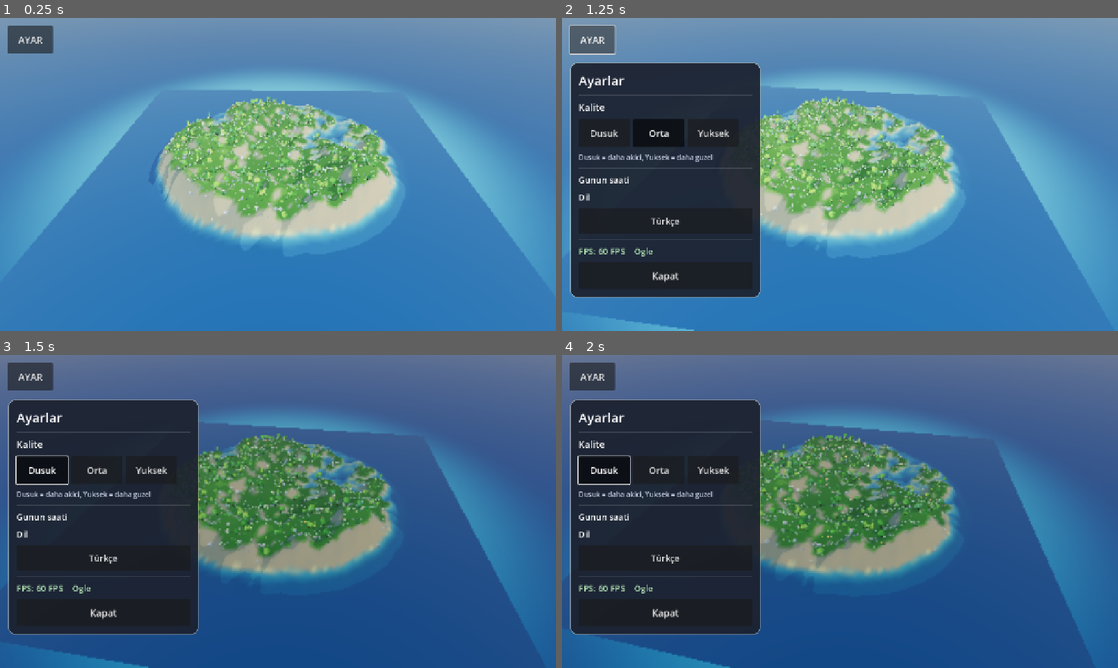
Above: before the commit, frames 1-4 (two rows, left to right).
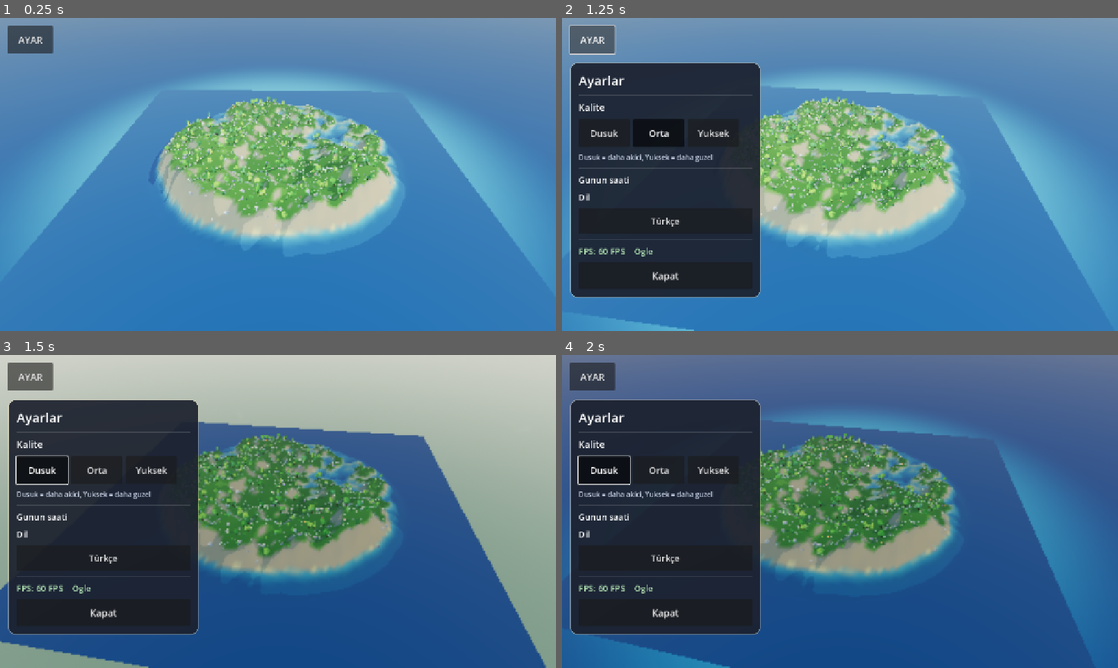
Above: after the commit, the same moments.

Repository: eraslan19j/game
Game: Godot game, scene res://scenes/world/world.tscn
Same seed, same stepped clock (60 frames per second), same inputs: the game is played once before the commit and once after it.
Inputs:
- Up to frame 1 (0.25 s): no input
- Up to frame 2 (1.25 s): click "AYAR" at 0.5 s
- Up to frame 3 (1.5 s): click "Dusuk" at 1.25 s
- Up to frame 4 (2 s): no input

Frames 1-2 are identical in both runs. In frame 3, 33% of the frame differs, in the area x 0-100%, y 0-100%; in frame 4, nothing differs.

Commit message:
Tani: tek CI calistirmasinda su/arazi/bitki izolasyon ekran goruntuleri
Co-authored-by: arena-agent <297053741+arena-agent@users.noreply.github.com>

Diff:
--- a/scenes/world/world.tscn
+++ b/scenes/world/world.tscn
@@ -117,6 +117,7 @@
 
 [node name="PerfLog" type="Node" parent="."]
 script = ExtResource("9_perf")
+debug_extra_shots = true
 
 [node name="SettingsMenu" type="CanvasLayer" parent="."]
 script = ExtResource("8_settings")
--- a/scripts/world/perf_log.gd
+++ b/scripts/world/perf_log.gd
@@ -4,6 +4,10 @@
 ## CI headless calistirmasinda bile sahnenin gercekten cizildigini dogrulariz.
 
 @export var sample_frames: int = 90
+
+## Tani modu: CI'da tek calistirmada 4 ekran goruntusu alip kare artefaktinin
+## kaynagini kesin tespit etmek icin (su / arazi / bitki / hepsi).
+@export var debug_extra_shots: bool = false
 
 var _frames: int = 0
 var _time: float = 0.0
@@ -37,6 +41,53 @@
 		QualitySettings.level_name(),
 		"acik" if QualitySettings.preset()["shadow_enabled"] else "kapali"])
 	_maybe_screenshot()
+	if debug_extra_shots:
+		_debug_isolate()
+
+
+## Tani: sirayla su, arazi ve bitkileri gizleyip ekran goruntusu alir.
+func _debug_isolate() -> void:
+	var path := OS.get_environment("CAPTURE_PATH")
+	var base := path.get_basename() if path != "" else "res://ci_screenshot"
+	var water := get_node_or_null("../Water") as Node3D
+	var terrain := get_node_or_null("../Terrain") as Node3D
+	var nature := get_node_or_null("../Nature") as Node3D
+	if water == null or terrain == null or nature == null:
+		print("[Debug] sahne dugumleri bulunamadi")
+		return
+	# 1) su yok
+	water.visible = false
+	await _shot(base + "_nowater.png", "suyu gizle")
+	water.visible = true
+	# 2) arazi yok
+	terrain.visible = false
+	await _shot(base + "_noterrain.png", "araziyi gizle")
+	terrain.visible = true
+	# 3) bitki yok
+	nature.visible = false
+	await _shot(base + "_nonature.png", "bitkileri gizle")
+	nature.visible = true
+	# 4) sadece gok (hepsi gizli)
+	water.visible = false
+	terrain.visible = false
+	nature.visible = false
+	await _shot(base + "_skyonly.png", "sadece gok")
+	water.visible = true
+	terrain.visible = true
+	nature.visible = true
+
+
+func _shot(p: String, label_text: String) -> void:
+	await RenderingServer.frame_post_draw
+	await RenderingServer.frame_post_draw
+	var vp := get_viewport()
+	if vp == null:
+		return
+	var img := vp.get_texture().get_image()
+	if img == null:
+		return
+	var err := img.save_png(p)
+	print("[Debug] %s -> %s (%s)" % [p, "OK" if err == OK else str(err), label_text])
 
 
 ## Sadece CI'da (CAPTURE_SCREENSHOT=1) ekran goruntusu alir.
